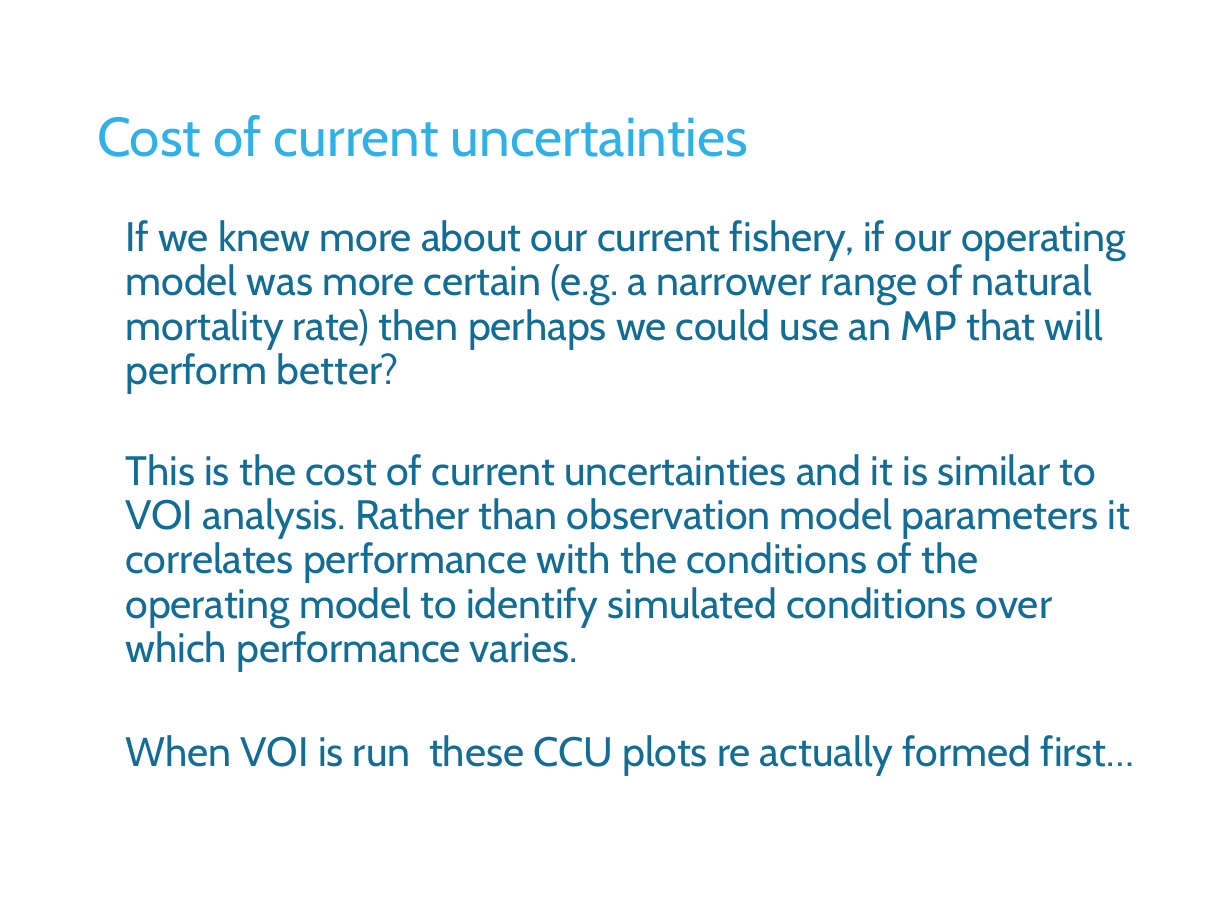
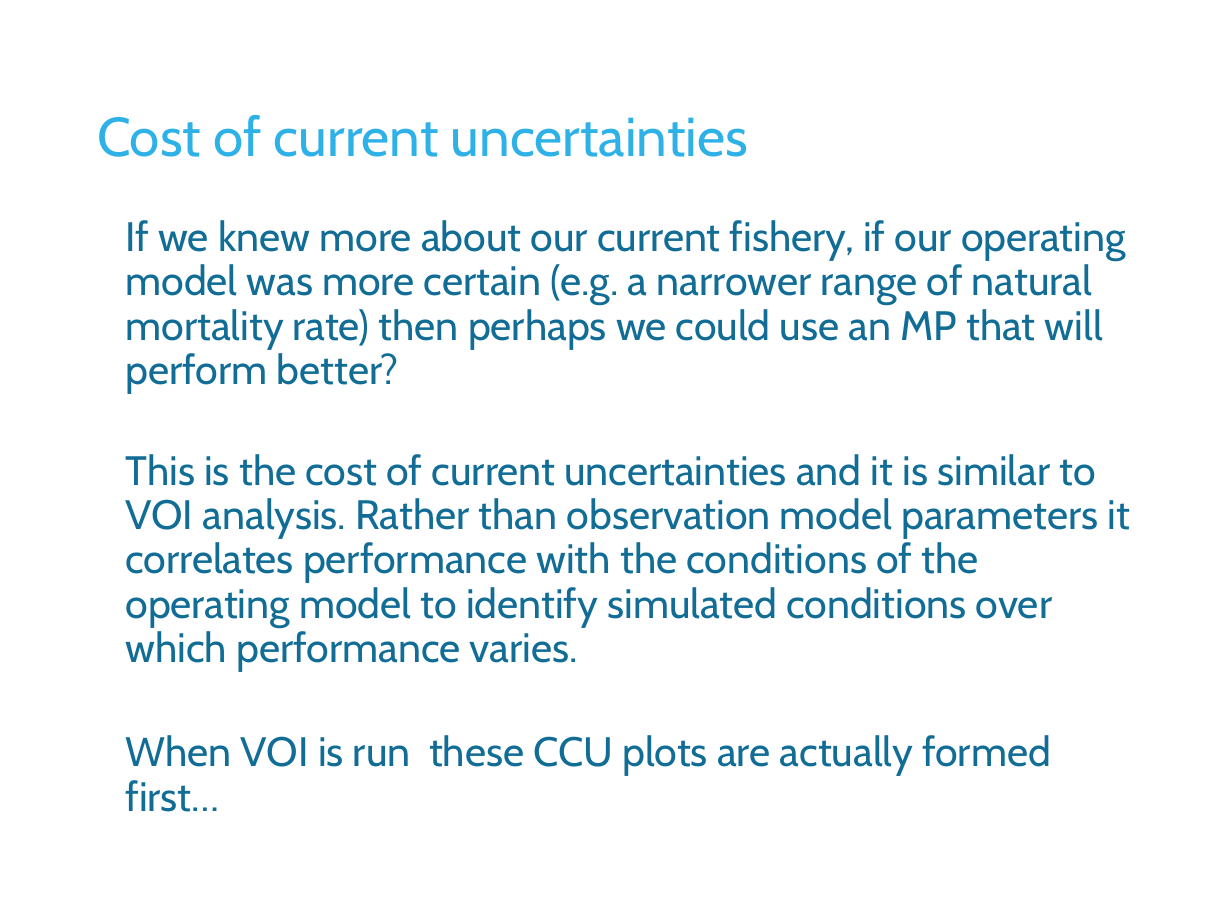
Before and after one commit to DLMtool/DLMDev, a slide deck: slide 12 of Disused code/Misc/DLM_DFO/Lectures/3 Customizing DLMtool/L3a Specifying MPs and other MSE outputs.pptx. Drawn at 1232x924 pixels with LibreOffice and Linux fonts; fonts in the diff are those of the drawing; background and template pictures are left out. Boxes give left, top, right and bottom in pixels: in the first picture for what was removed or moved away, otherwise in the second. Text is boxed around its words. In the diff, an @@ line names an element or a change of style, - is before the commit and + after.

```diff
--- a/Disused code/Misc/DLM_DFO/Lectures/3 Customizing DLMtool/L3a Specifying MPs and other MSE outputs.pptx
+++ b/Disused code/Misc/DLM_DFO/Lectures/3 Customizing DLMtool/L3a Specifying MPs and other MSE outputs.pptx
@@ text at [125, 735, 1051, 812]: text changed @@
-When VOI is run these CCU plots re actually formed first…
+When VOI is run these CCU plots are actually formed first…
```
Also in this commit, not shown: 20 other files.
